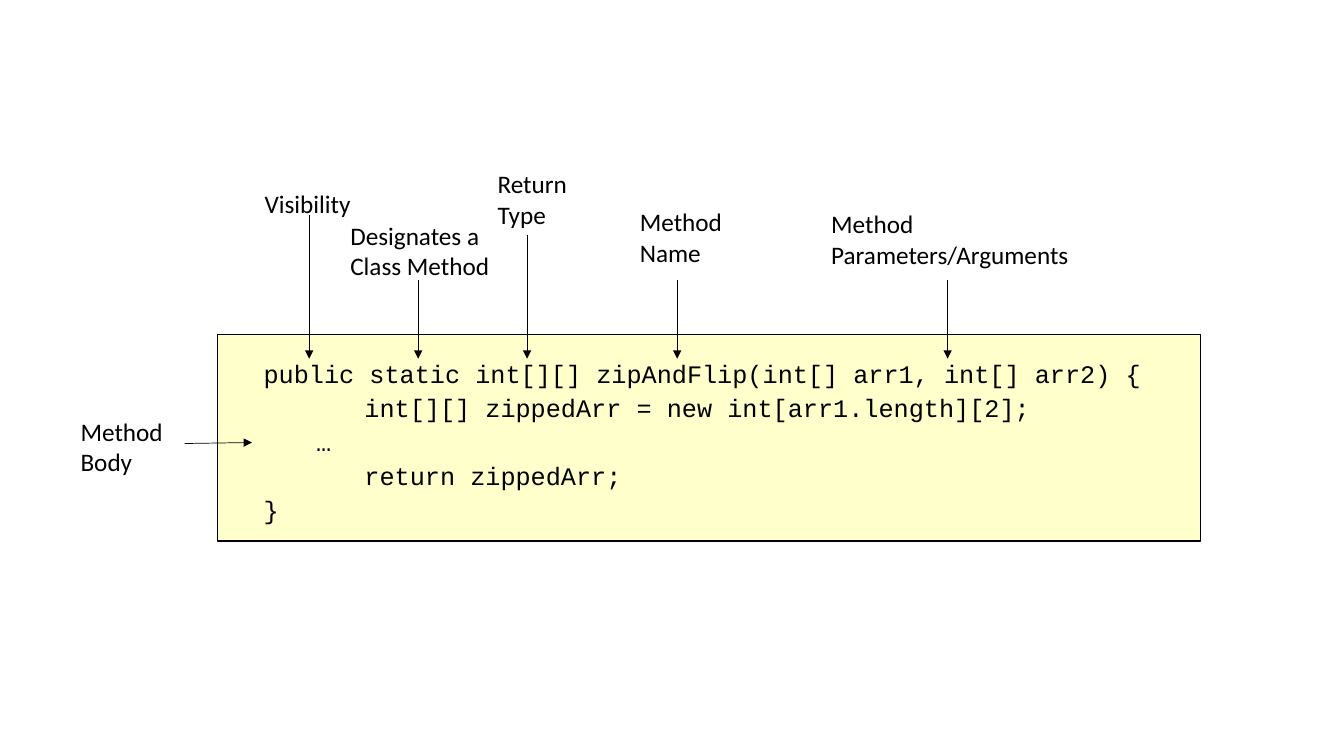
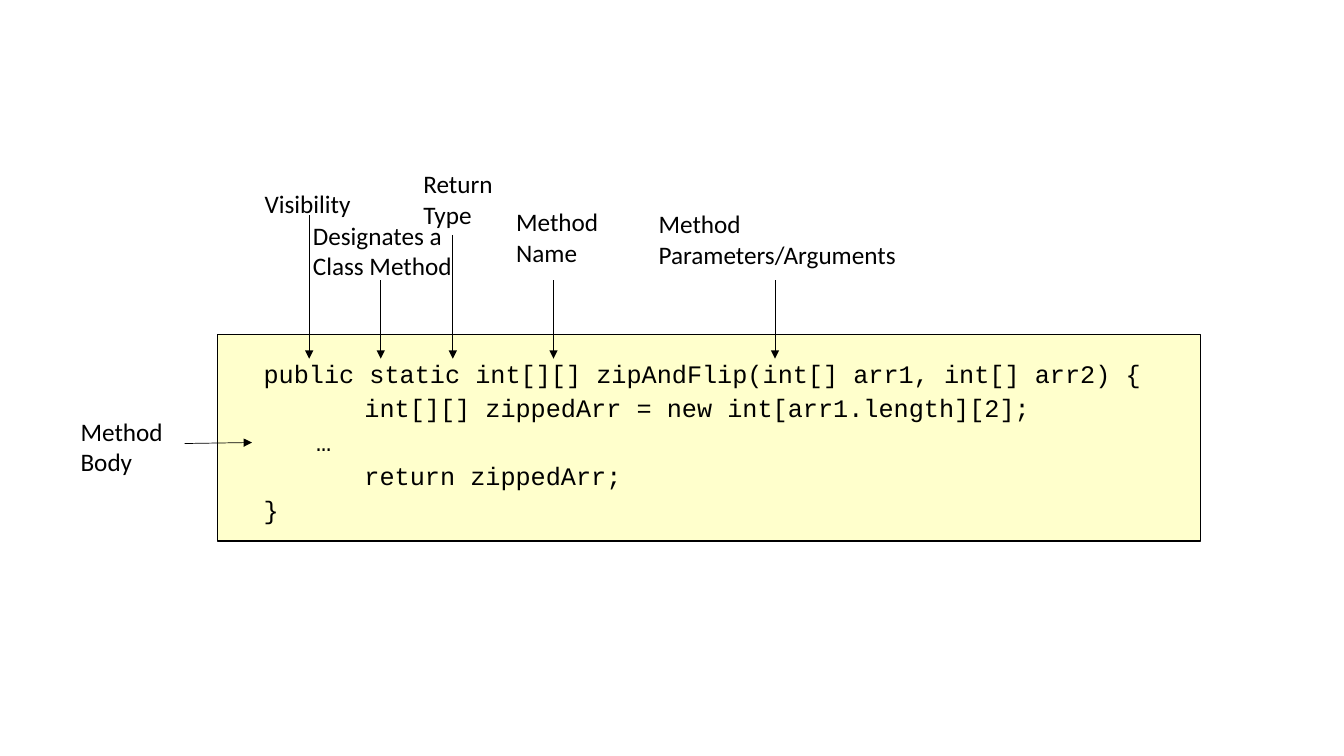
Before and after one commit to gmierzwinski/gmierzwinski.github.io, a slide deck: slide 4 of bishops/cs321/resources/CS321_Lecture_04.pptx. Drawn at 1344x756 pixels with LibreOffice and Linux fonts; fonts in the diff are those of the drawing; background and template pictures are left out. Boxes give left, top, right and bottom in pixels: in the first picture for what was removed or moved away, otherwise in the second. Text is boxed around its words. In the diff, an @@ line names an element or a change of style, - is before the commit and + after.

Commit message:
Update for lecture, and lab 03.

```diff
--- a/bishops/cs321/resources/CS321_Lecture_04.pptx
+++ b/bishops/cs321/resources/CS321_Lecture_04.pptx
@@ text "Return": place and size @@
-text "Return" at [498, 176, 567, 228]
+text "Return" at [423, 176, 492, 228]
@@ text "Method": place and size @@
-text "Method" at [640, 213, 722, 263]
+text "Method" at [516, 213, 598, 262]
@@ text "Method": place and size @@
-text "Method" at [831, 215, 1068, 269]
+text "Method" at [659, 215, 896, 269]
@@ text "Designates a": place and size @@
-text "Designates a" at [350, 227, 489, 282]
+text "Designates a" at [313, 225, 451, 282]
@@ arrow moved from (527, 235) - (527, 359) to (453, 235) - (453, 359) @@
@@ arrow moved from (418, 280) - (418, 359) to (381, 280) - (381, 359) @@
@@ arrow moved from (678, 280) - (678, 359) to (554, 280) - (554, 359) @@
@@ arrow moved from (948, 280) - (948, 359) to (775, 280) - (775, 359) @@
```
Also in this commit, not shown: 2 other files.
